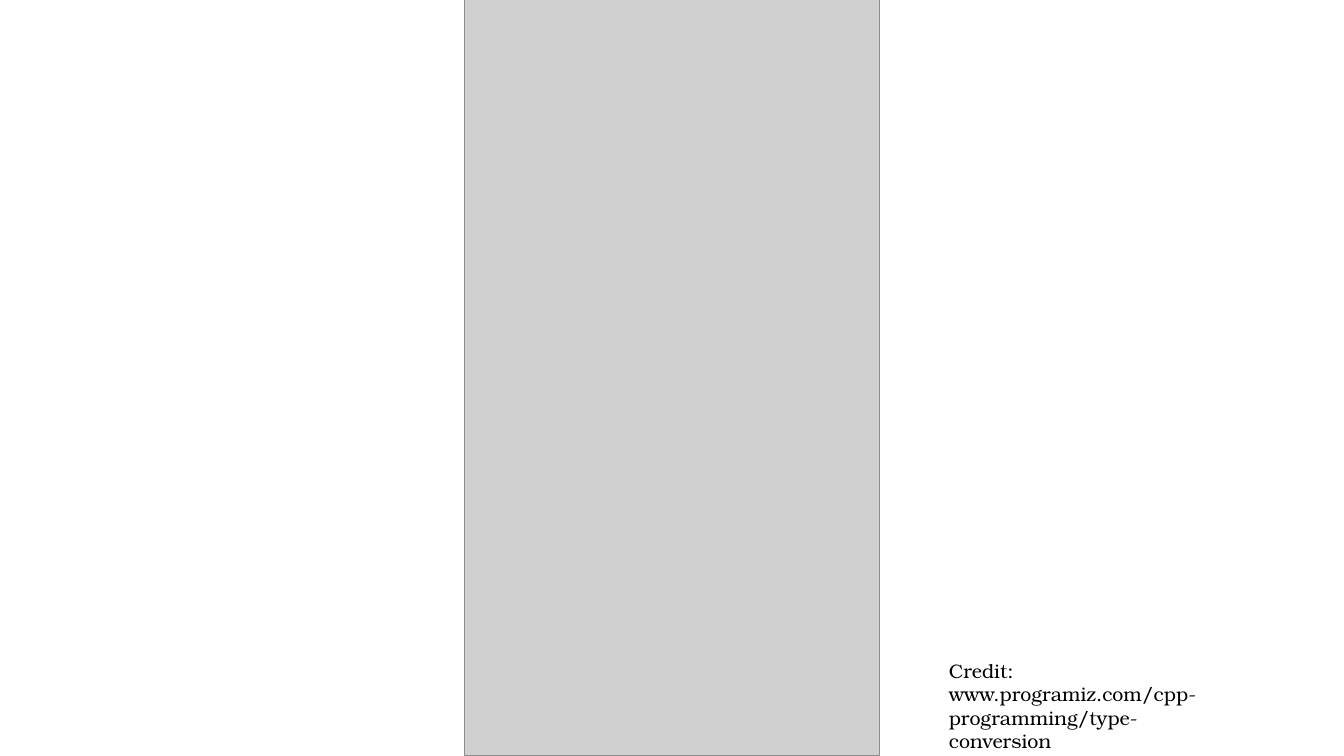
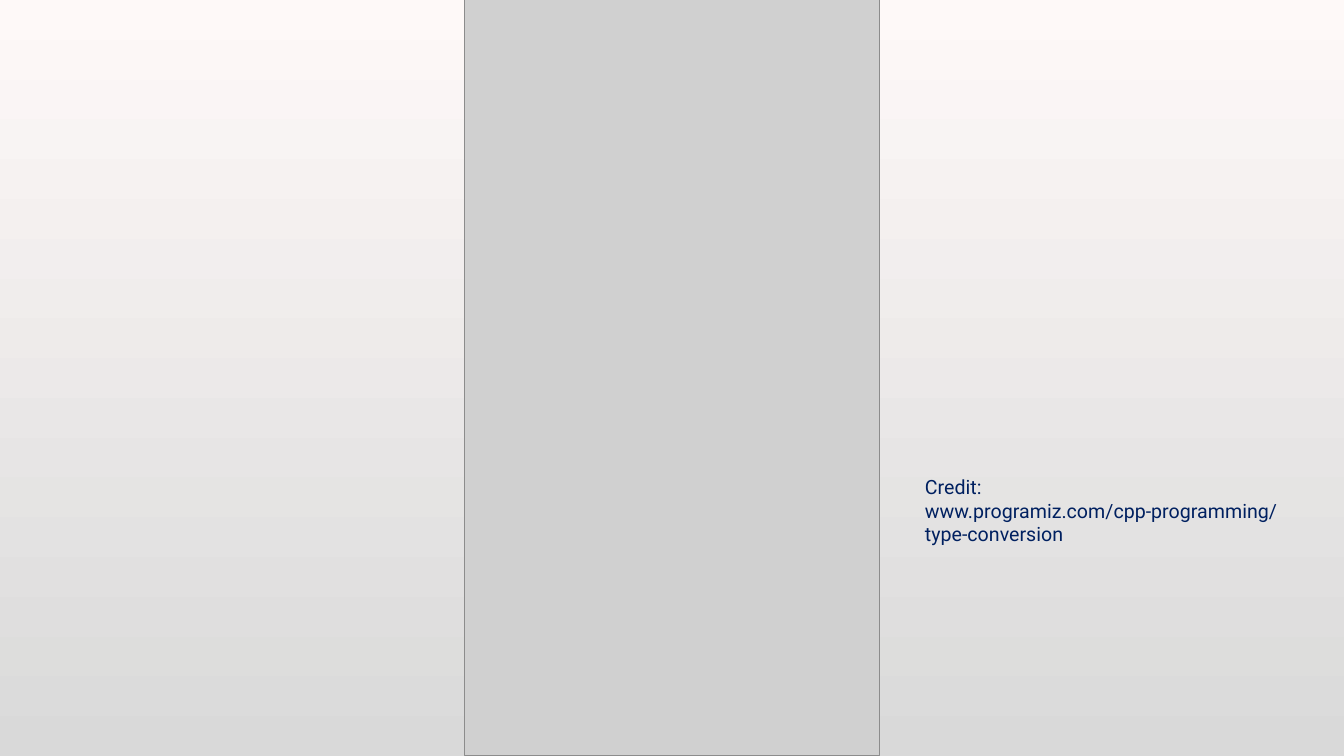
Before and after one commit to Alex-Hill94/Alex-Hill94.github.io, a slide deck: slide 16 of Workshop/Intro_to_C++/Workshop_Two.pptx. Drawn at 1344x756 pixels with LibreOffice and Linux fonts; fonts in the diff are those of the drawing; grey boxes stand for pictures; background and template pictures are left out. Boxes give left, top, right and bottom in pixels: in the first picture for what was removed or moved away, otherwise in the second. Text is boxed around its words. In the diff, an @@ line names an element or a change of style, - is before the commit and + after.

```diff
--- a/Workshop/Intro_to_C++/Workshop_Two.pptx
+++ b/Workshop/Intro_to_C++/Workshop_Two.pptx
@@ background #FFFFFF to gradient #FEF9F8 to #D9D9D9 @@
@@ text "Credit:" moved from (x1=949, y1=664, x2=1196, y2=748) to (x1=925, y1=479, x2=1277, y2=545) @@
@@ text "Credit:" at (x1=925, y1=479, x2=1277, y2=545): font TeX Gyre Bonum to Roboto, text colour #000000 to #002060 @@
@@ ellipse removed at (x1=1260, y1=690, x2=1305, y2=734) @@
```
Also in this commit, not shown: 45 other slides changed, 6 slides added, 2 slides removed, 6 other files.
